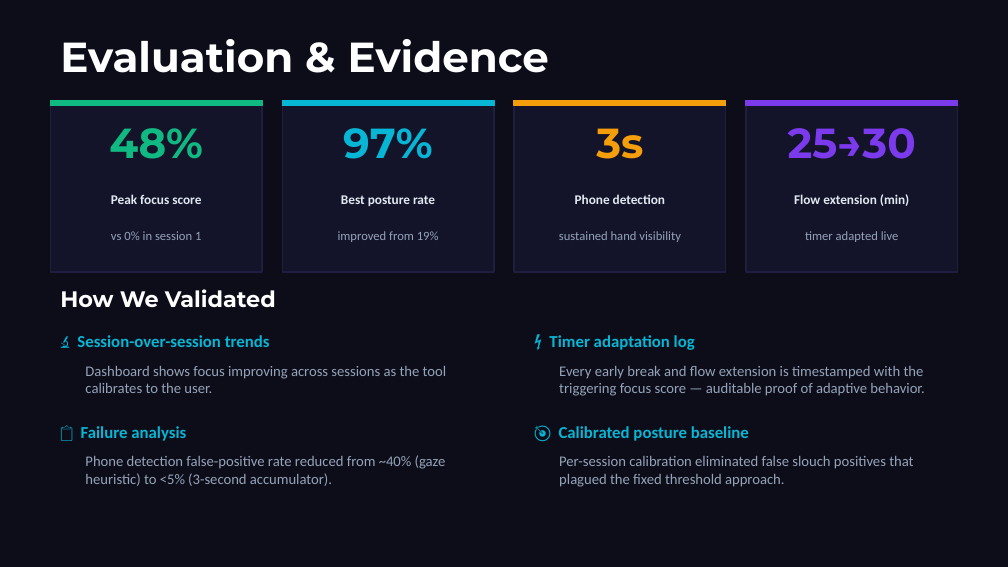
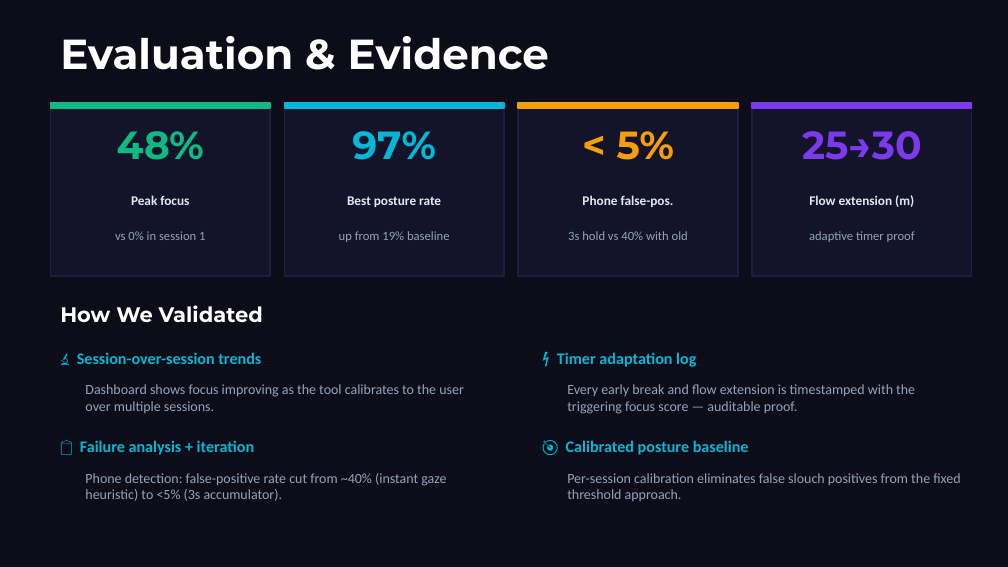
Before and after one commit to safaahussain1/adaptive-pomodoro-buddy, a slide deck: slide 8 of CS153_Pomodoro_Buddy_Slides.pptx. Drawn at 1008x567 pixels with LibreOffice and Linux fonts; fonts in the diff are those of the drawing. Boxes give left, top, right and bottom in pixels: in the first picture for what was removed or moved away, otherwise in the second. Text is boxed around its words. In the diff, an @@ line names an element or a change of style, - is before the commit and + after.

```diff
--- a/CS153_Pomodoro_Buddy_Slides.pptx
+++ b/CS153_Pomodoro_Buddy_Slides.pptx
@@ rectangle: place and size @@
-rectangle at (50,101,262,272)
+rectangle at (50,103,270,276)
@@ rectangle: place and size @@
-rectangle at (50,101,262,106)
+rectangle at (50,103,270,108)
@@ rectangle: place and size @@
-rectangle at (282,101,494,272)
+rectangle at (284,103,504,276)
@@ rectangle: place and size @@
-rectangle at (282,101,494,106)
+rectangle at (284,103,504,108)
@@ rectangle: place and size @@
-rectangle at (514,101,726,272)
+rectangle at (518,103,738,276)
@@ rectangle: place and size @@
-rectangle at (514,101,726,106)
+rectangle at (518,103,738,108)
@@ rectangle: place and size @@
-rectangle at (746,101,958,272)
+rectangle at (752,103,972,276)
@@ rectangle: place and size @@
-rectangle at (746,101,958,106)
+rectangle at (752,103,972,108)
@@ size 30 to 28 pt in 3 elements at (117,131,204,160), (352,131,436,160), (802,131,922,160) @@
@@ text at (617,131,674,160): text changed; size 30 to 28 pt @@
-3s
+< 5%
@@ text at (131,195,189,205): text changed @@
-Peak focus score
+Peak focus
@@ text "Best posture rate": place and size @@
-text "Best posture rate" at (341,195,435,206)
+text "Best posture rate" at (347,196,441,207)
@@ text at (582,195,674,207): text changed @@
-Phone detection
+Phone false-pos.
@@ text at (809,195,914,207): text changed @@
-Flow extension (min)
+Flow extension (m)
@@ text "vs 0% in session 1": place and size @@
-text "vs 0% in session 1" at (111,231,201,240)
+text "vs 0% in session 1" at (115,231,205,240)
@@ text at (339,231,450,242): text changed @@
-improved from 19%
+up from 19% baseline
@@ text at (568,231,688,240): text changed @@
-sustained hand visibility
+3s hold vs 40% with old
@@ text at (809,231,915,242): text changed @@
-timer adapted live
+adaptive timer proof
@@ text "How We Validated": place and size @@
-text "How We Validated" at (60,289,276,307)
+text "How We Validated" at (60,305,263,322)
@@ text "How We Validated" at (60,305,263,322): size 16 to 15 pt @@
@@ text "🔬 Session-over-session trends": place and size @@
-text "🔬 Session-over-session trends" at (77,335,270,347)
+text "🔬 Session-over-session trends" at (77,352,261,364)
@@ size 12 to 11.5 pt in 3 elements at (77,352,261,364), (566,440,749,455), (557,352,696,367) @@
@@ text "⚡ Timer adaptation log": place and size @@
-text "⚡ Timer adaptation log" at (549,335,695,350)
+text "⚡ Timer adaptation log" at (557,352,696,367)
@@ text at (85,384,464,413): text changed; size 10.5 to 10 pt @@
-Dashboard shows focus improving across sessions as the tool calibrates to the user.
+Dashboard shows focus improving as the tool calibrates to the user over multiple sessions.
@@ text at (567,384,915,414): text changed; size 10.5 to 10 pt @@
-Every early break and flow extension is timestamped with the triggering focus score — auditable proof of adaptive behavior.
+Every early break and flow extension is timestamped with the triggering focus score — auditable proof.
@@ text at (80,440,254,455): text changed; size 12 to 11.5 pt @@
-📋 Failure analysis
+📋 Failure analysis + iteration
@@ text "🎯 Calibrated posture baseline": place and size @@
-text "🎯 Calibrated posture baseline" at (559,426,749,441)
+text "🎯 Calibrated posture baseline" at (566,440,749,455)
@@ text at (85,473,446,501): text changed; size 10.5 to 10 pt @@
-Phone detection false-positive rate reduced from ~40% (gaze heuristic) to <5% (3-second accumulator).
+Phone detection: false-positive rate cut from ~40% (instant gaze heuristic) to <5% (3s accumulator).
@@ text at (567,473,960,501): text changed; size 10.5 to 10 pt @@
-Per-session calibration eliminated false slouch positives that plagued the fixed threshold approach.
+Per-session calibration eliminates false slouch positives from the fixed threshold approach.
```
Also in this commit, not shown: 9 other slides changed, 1 slide added, 3 other files.
